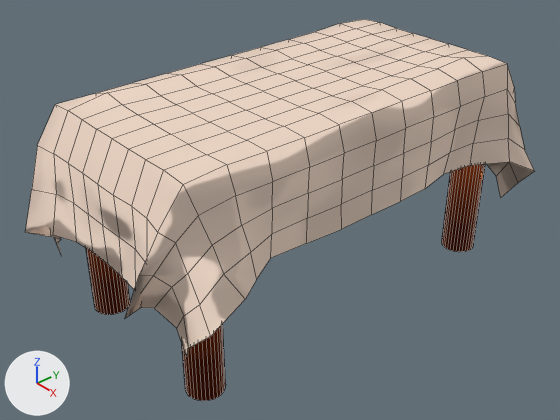
A saved change to the Blender file models/bed.blend.
Rendered twice from a 50 mm camera at (5.8, -5.25, 3.74) aimed at (0.04, -0.24, -0.7). Lighting does not change. The marker at lower left points along +X, +Y and +Z. Mesh edges are drawn as thin lines.

The older version as bpy lines, for what is in view:
```python
mat_base = bpy.data.materials.new('base')
mat_base.use_nodes = True; mat_base.node_tree.nodes.clear()
_N = mat_base.node_tree.nodes; _L = mat_base.node_tree.links
n0 = _N.new('ShaderNodeOutputMaterial'); n0.name = 'Material Output'
n1 = _N.new('ShaderNodeBsdfAnisotropic'); n1.name = 'Glossy BSDF'
n1.distribution = 'GGX'
n1.inputs[0].default_value = (0.402, 0.0574, 0.00942, 1.0)  # 'Color', brown #aa4418
n1.inputs[1].default_value = 0.126  # 'Roughness'
n2 = _N.new('ShaderNodeTexGradient'); n2.name = 'Gradient Texture'
n2.gradient_type = 'SPHERICAL'
n3 = _N.new('ShaderNodeNewGeometry'); n3.name = 'Geometry'
n4 = _N.new('ShaderNodeDisplacement'); n4.name = 'Displacement'
n4.inputs[1].default_value = 0.0  # 'Midlevel'
n4.inputs[2].default_value = 0.1  # 'Scale'
_L.new(n1.outputs[0], n0.inputs[0])  # 'BSDF' to 'Surface'
_L.new(n3.outputs[1], n2.inputs[0])  # 'Normal' to 'Vector'
_L.new(n2.outputs[1], n4.inputs[0])  # 'Factor' to 'Height'
_L.new(n4.outputs[0], n0.inputs[2])  # 'Displacement' to 'Displacement'
me_cube = bpy.data.meshes.new('Cube')
me_cube.from_pydata(...)  # 577 vertices, 426 faces; spans x -1.64..1.68, y -2.82..2.79, z -1.69..0.85
me_cube.polygons.foreach_set('use_smooth', [True] * 426)
# faces by material slot: [170, 256]
me_cube.materials.append(mat_base)
me_cube.materials.append(mat_lencol)
ob_bed = bpy.data.objects.new('Bed', me_cube)
ob_bed.location = (0.0, 0.0, 0.0)
```
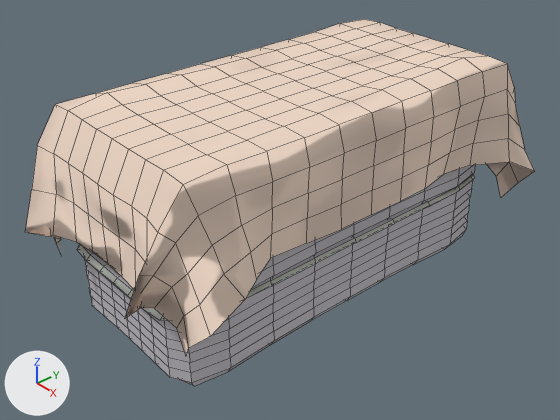
Commit message: Updated bed to the right kind of bed

Edits to the bpy script that builds the scene:
```text
Change mat_base:
    remove # nodes: BsdfAnisotropic, Displacement, NewGeometry, OutputMaterial, TexGradient
    remove # colours: brown #aa4418
    nodes: BsdfDiffuse, Displacement, OutputMaterial, TexChecker, TexCoord
    colours: light grey #c9c6cc, blue #a8a6fc, white #fcfcfc
Add mat_border:
    mat_border = bpy.data.materials.new('border')
    mat_border.use_nodes = True; mat_border.node_tree.nodes.clear()
    _N = mat_border.node_tree.nodes; _L = mat_border.node_tree.links
    n0 = _N.new('ShaderNodeOutputMaterial'); n0.name = 'Material Output'
    n1 = _N.new('ShaderNodeSubsurfaceScattering'); n1.name = 'Subsurface Scattering'
    n1.inputs[0].default_value = (0.665, 0.736, 0.556, 1.0)  # 'Color', light grey #d5dfc5
    n1.inputs[1].default_value = 1.0  # 'Scale'
    n1.inputs[2].default_value = (1.0, 1.0, 1.0)  # 'Radius'
    _L.new(n1.outputs[0], n0.inputs[0])  # 'BSSRDF' to 'Surface'
Change me_cube:
    used by ob_bed; location = (0.0, 0.0, 0.0)
    remove me_cube.from_pydata(...)  # 577 vertices, 426 faces; spans x -1.64..1.68, y -2.82..2.79, z -1.69..0.85
    add me_cube.from_pydata(...)  # 1189 vertices, 1152 faces; spans x -1.6..1.72, y -2.82..2.79, z -0.38..2.14
    me_cube part 1: the loose piece of 289 vertices spanning x -1.64..1.68, y -2.82..2.79, z -1.02..0.85 is moved by (0.04, 0.0, 1.29)
    me_cube part 2: the loose piece of 32 vertices spanning x -1.0..1.02, y -2.19..2.19, z -0.29..0.29 is rebuilt with 450 vertices and now spans x -1.07..1.07, y -2.37..2.37, z -0.38..0.64
    me_cube part 3: a new loose piece of 450 vertices spanning x -1.07..1.07, y -2.37..2.37, z 0.45..1.46
    me_cube part 4: the loose piece of 64 vertices spanning x -1.08..-0.68, y -2.19..-1.79, z -1.69..0.26 is deleted
    me_cube part 5: the loose piece of 64 vertices spanning x 0.72..1.12, y 1.83..2.23, z -1.69..0.26 is deleted
    me_cube part 6: the loose piece of 64 vertices spanning x 0.72..1.12, y -2.19..-1.79, z -1.69..0.26 is deleted
    me_cube part 7: the surface is now shaded flat
    add me_cube.materials.append(mat_border)
Change ob_bed:
    ob_bed.location: (0.0, 0.0, 0.0) -> (-0.039, 0.0, -1.29)
```

What differs and where, as boxes [x1, y1, x2, y2] in the pictures (560 x 420 px; the box of a moved part takes in the faces that stretch with it):
'Bed', reshaped, moved
    before: [25, 19, 534, 401]
    after: [25, 19, 534, 386]
part 1 of me_cube, moved or reshaped
    both: [25, 159, 531, 356]
part 2 of me_cube, rebuilt (not visible before)
    after: [77, 175, 475, 386]
part 3 of me_cube, added
    after: [251, 165, 475, 289]
part 4 of me_cube, deleted (brown)
    before: [86, 248, 130, 315]
part 5 of me_cube, deleted (brown)
    before: [442, 164, 485, 252]
part 6 of me_cube, deleted (brown)
    before: [182, 324, 225, 401]
